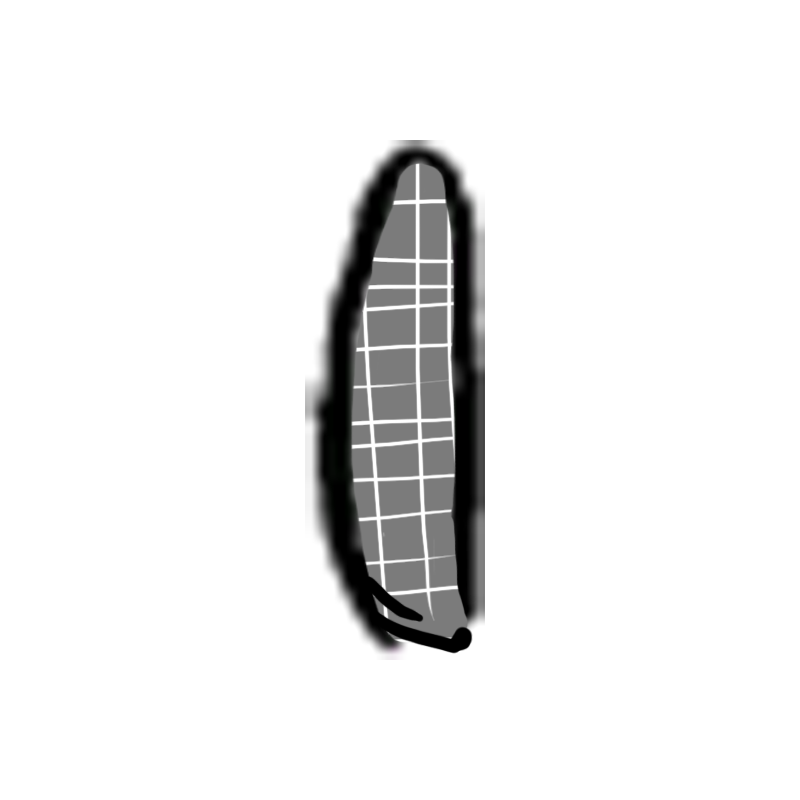
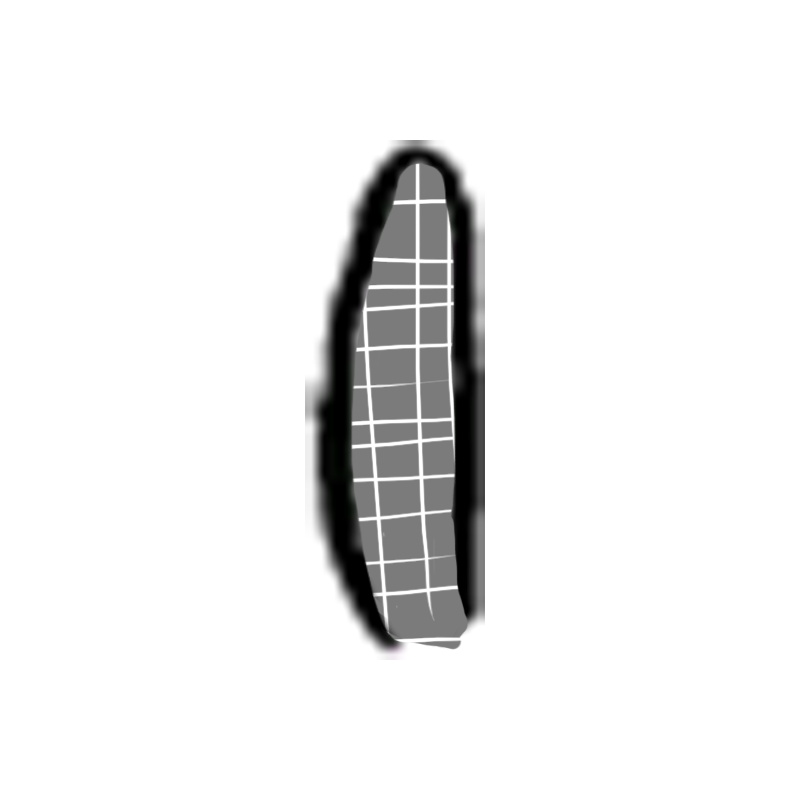
Before/after of a w=800, h=800 layered artwork. What changed in the layer stack:
painted on "Layer 2" over [left=368, top=576, right=473, bottom=654]
